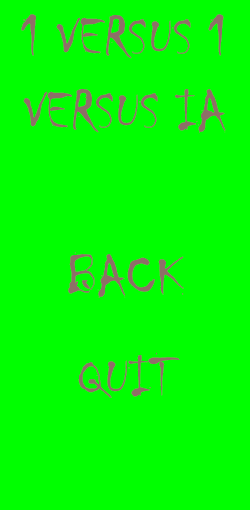
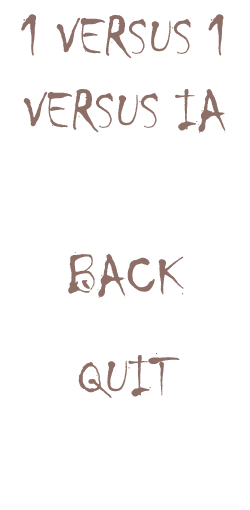
Before/after of a 250×510 layered artwork. What changed in the layer stack:
removed layer "Arrière-plan" over [0, 0, 250, 510]
